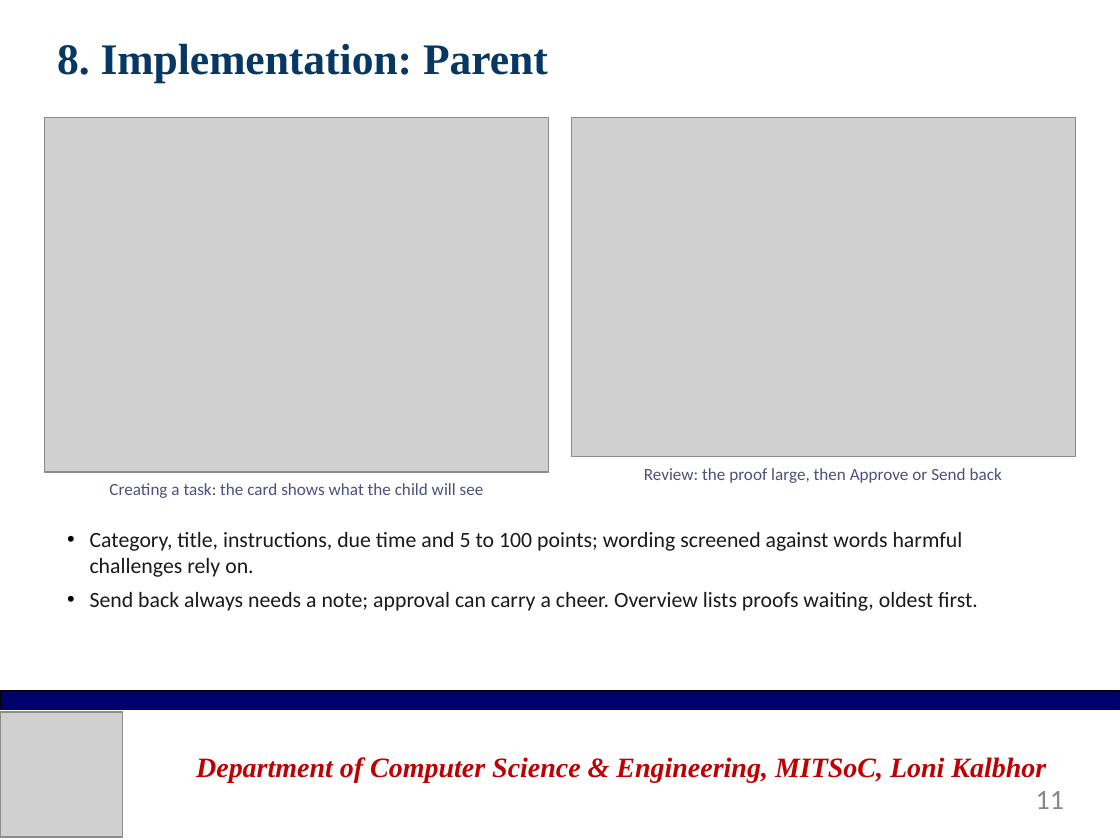
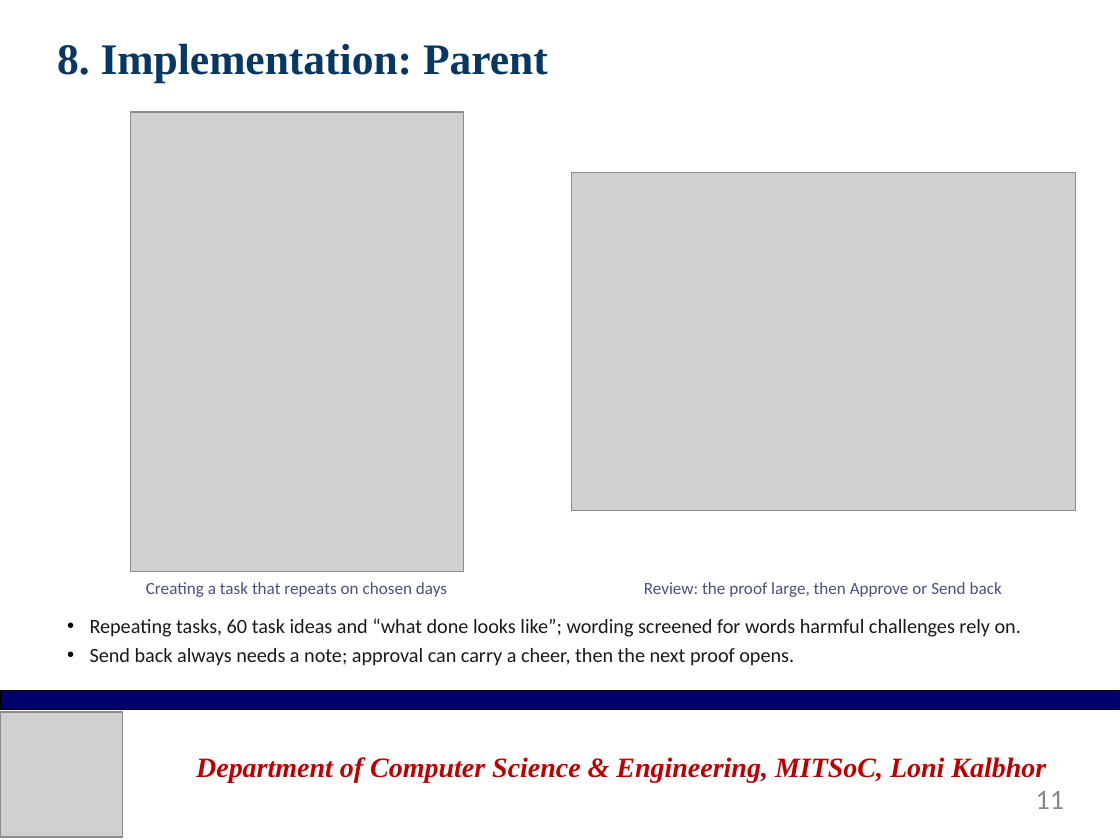
Before and after one commit to asce999/GrowKid, a slide deck: slide 11 of Documentation/Presentation/GrowKid-Final-Presentation.pptx. Drawn at 1120x840 pixels with LibreOffice and Linux fonts; fonts in the diff are those of the drawing; grey boxes stand for pictures; background and template pictures are left out. Boxes give left, top, right and bottom in pixels: in the first picture for what was removed or moved away, otherwise in the second. Text is boxed around its words. In the diff, an @@ line names an element or a change of style, - is before the commit and + after.

```diff
--- a/Documentation/Presentation/GrowKid-Final-Presentation.pptx
+++ b/Documentation/Presentation/GrowKid-Final-Presentation.pptx
@@ picture: place and size @@
-picture at (45, 118, 549, 472)
+picture at (130, 112, 463, 571)
@@ picture: place and size @@
-picture at (571, 118, 1075, 456)
+picture at (571, 172, 1075, 511)
@@ text at (146, 582, 447, 597): text changed @@
-Creating a task: the card shows what the child will see
+Creating a task that repeats on chosen days
@@ text "Review: the proof large, then ...": place and size @@
-text "Review: the proof large, then ..." at (644, 468, 1002, 483)
+text "Review: the proof large, then ..." at (644, 582, 1002, 597)
@@ text at (90, 618, 1021, 666): text changed; size 14 to 13 pt @@
-• Category, title, instructions, due time and 5 to 100 points; wording screened against words harmful challenges rely on.
-• Send back always needs a note; approval can carry a cheer. Overview lists proofs waiting, oldest first.
+• Repeating tasks, 60 task ideas and “what done looks like”; wording screened for words harmful challenges rely on.
+• Send back always needs a note; approval can carry a cheer, then the next proof opens.
```
Also in this commit, not shown: 10 other slides changed, 13 other files.
